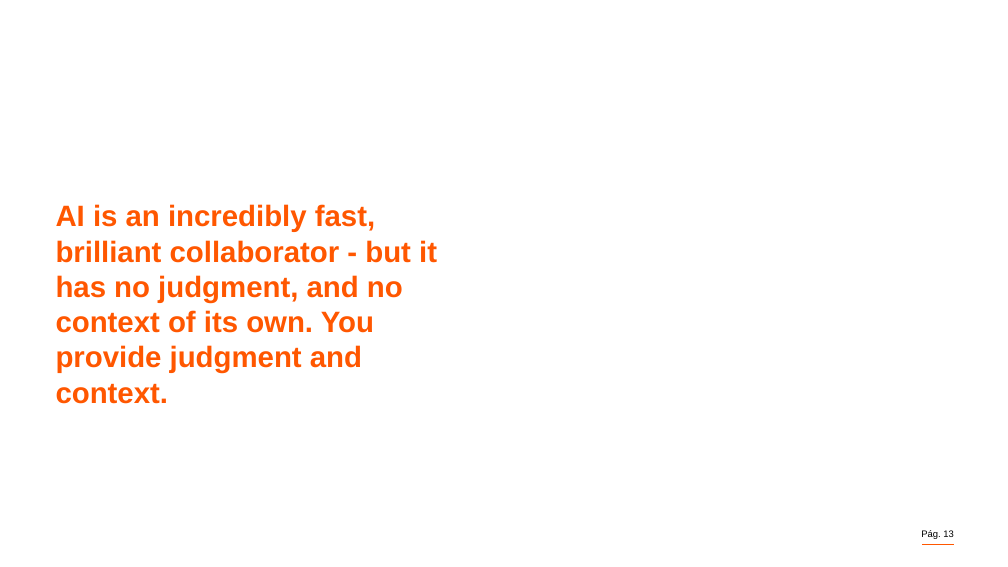
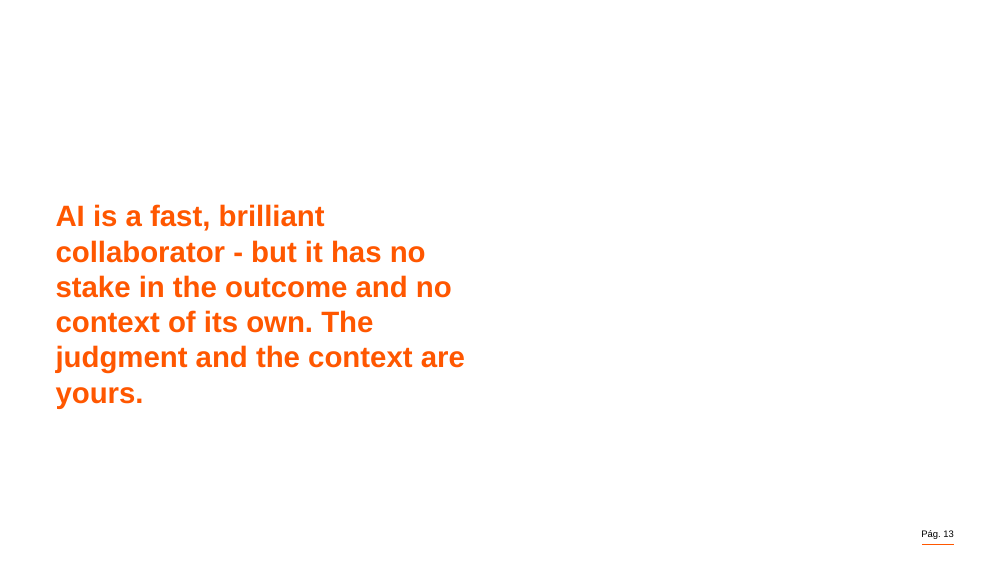
Before and after one commit to aguazz/search-processing-use-of-information, a slide deck: slide 13 of 01-Content/Topic 3 - AI and Prompt Engineering/AI and Prompt Engineering.pptx. Drawn at 1008x567 pixels with LibreOffice and Linux fonts; fonts in the diff are those of the drawing; background and template pictures are left out. Boxes give left, top, right and bottom in pixels: in the first picture for what was removed or moved away, otherwise in the second. Text is boxed around its words. In the diff, an @@ line names an element or a change of style, - is before the commit and + after.

```diff
--- a/01-Content/Topic 3 - AI and Prompt Engineering/AI and Prompt Engineering.pptx
+++ b/01-Content/Topic 3 - AI and Prompt Engineering/AI and Prompt Engineering.pptx
@@ title at (56, 204, 465, 409): text changed @@
-AI is an incredibly fast, brilliant collaborator - but it has no judgment, and no context of its own. You provide judgment and context.
+AI is a fast, brilliant collaborator - but it has no stake in the outcome and no context of its own. The judgment and the context are yours.
```
Also in this commit, not shown: 24 other slides changed, 2 slides removed, 1 other file.
